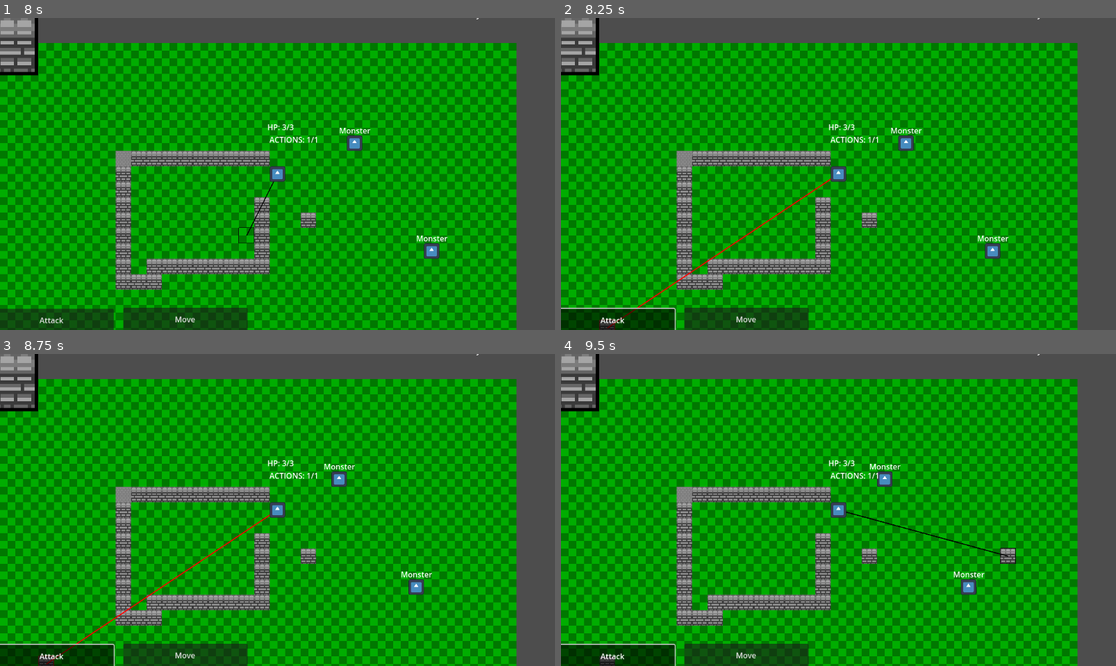
Above: before the commit, frames 1-4 (two rows, left to right).
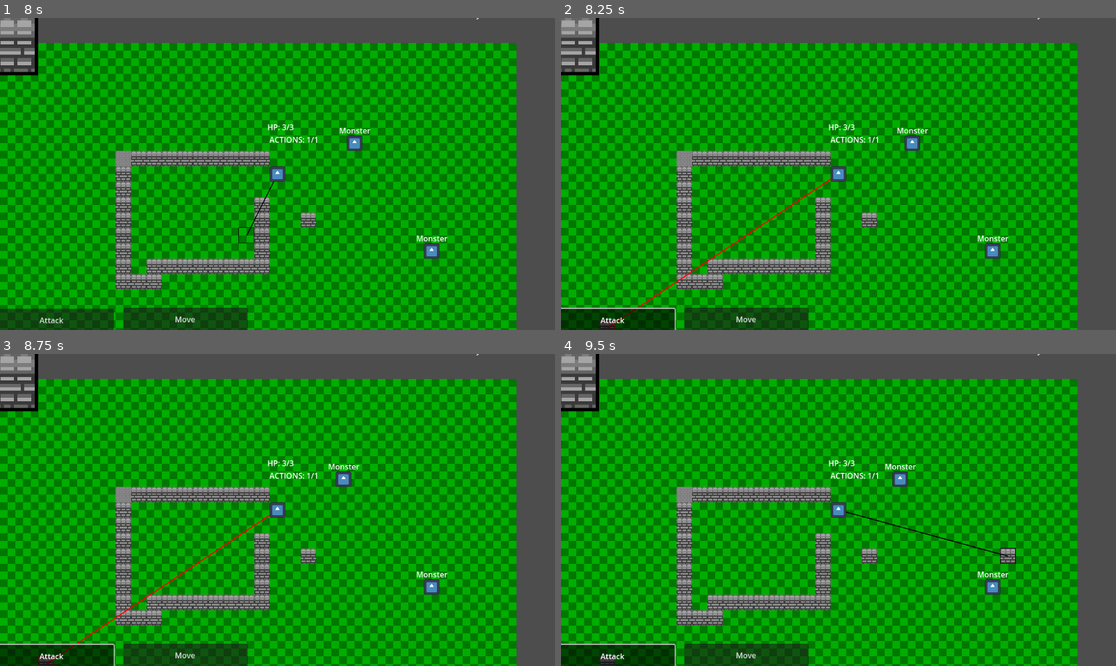
Above: after the commit, the same moments.

Repository: BurntToaster-Pirate15/Project-Prometheus
Game: Godot game, scene res://scenes/main_menu.tscn
The game is run twice, just before and just after one commit, with the same random seed, the same clock (stepped at 60 frames per second) and the same inputs. The engine's default icon, where the game draws it, is replaced by a stand-in: a white triangle on a blue panel in a dark square.
Inputs (mouse positions are in pixels of both pictures, inside the frame that each line leads up to):
- Up to frame 1 (8 s): click "Play New Game" at 0.5 s; tap Enter at 1.25, 4.25 s; move the mouse to (249, 236) at 1.27 s; hold Shift (Dash) 1.28-2.03 s; hold W (up) 1.28-2.78 s; click (249, 236) at 1.42 s; move the mouse to (444, 220) at 2.02 s; tap Shift (Dash) every 1.5 s from 2.1 to 6.6 s; tap Space at 2.75 s; move the mouse to (111, 127) at 2.77 s; hold Shift (Dash) 2.78-3.53 s; hold A (left) 2.78-4.28 s; move the mouse to (305, 174) at 3.52 s; click (305, 174) at 3.67 s; move the mouse to (194, 96) at 4.27 s; hold S (down) 4.28-5.03 s; hold Shift (Dash) 4.28-5.03 s; move the mouse to (399, 158) at 5.02 s; hold D (right) 5.03-5.78 s; move the mouse to (166, 189) at 5.77 s; hold W (up) 5.78-6.53 s; hold Shift (Dash) 5.78-6.53 s; click (166, 189) at 5.92 s; move the mouse to (333, 105) at 6.52 s; hold D (right) from 6.53 s (still down); move the mouse to (249, 236) at 7.27 s; hold Shift (Dash) from 7.28 s (still down)
- Up to frame 2 (8.25 s): release D (right) at 8 s; release Shift (Dash) at 8 s; click "Attack" at 8 s
- Up to frame 3 (8.75 s): no input
- Up to frame 4 (9.5 s): move the mouse to (1005, 556) at 8.77 s; hold D (right) from 8.78 s (still down); tap Shift (Dash) at 8.85 s; click (1005, 556) at 8.92 s

Frame 1 is identical in both runs. In frame 2, 0.2% of the frame differs, in the area x 59-67%, y 35-43%; in frame 3, 0.6%; in frame 4, 0.8%, in the area x 55-81%, y 35-78%.

Commit message:
fix: make monsters partially blind

Diff:
--- a/scripts/Monster.gd
+++ b/scripts/Monster.gd
@@ -41,6 +41,11 @@
 	for occupied_position in occupied_positions:
 		grid.grid.set_point_solid(grid.local_to_map(occupied_position.global_position), false)
 
+	if path.is_empty():
+		return
+
+	if len(path) > 10:
+		return
 
 	for tile in path:
 		if actions > 0:
@@ -78,6 +83,6 @@
 
 
 		var tween: Tween = create_tween()
-		tween.tween_property(self, "position", _position, 0.35)
+		tween.tween_property(self, "position", _position, 1)
 		tween.set_trans(Tween.TRANS_LINEAR)
 		tween.tween_callback(func(): move_direction = Vector2.ZERO; is_moving = false; moved.emit())
